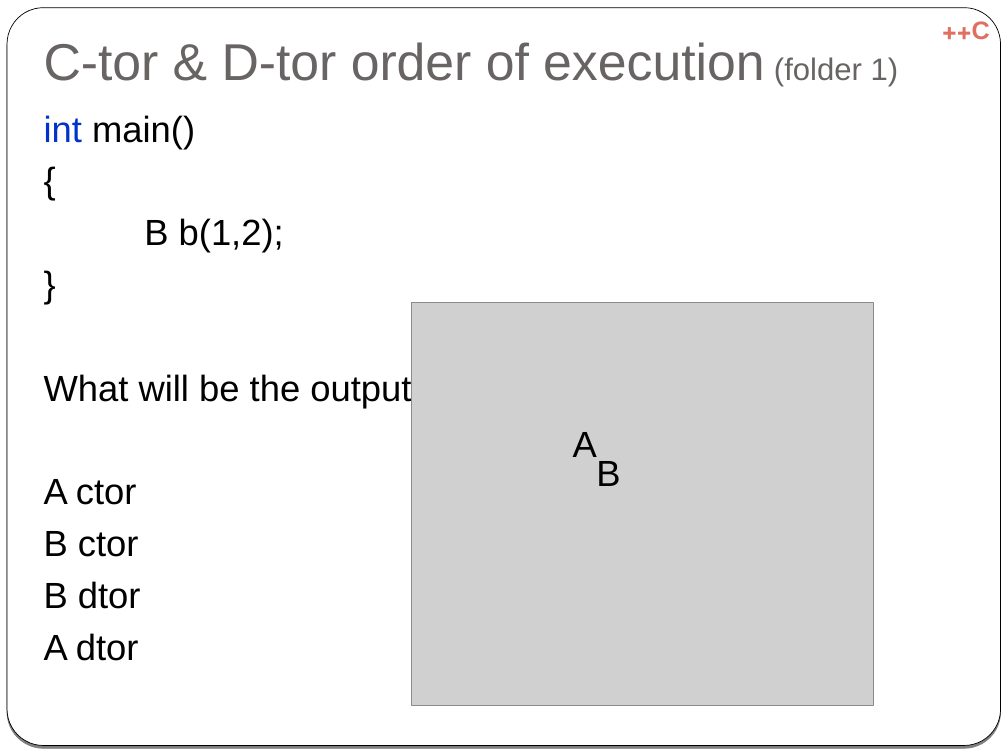
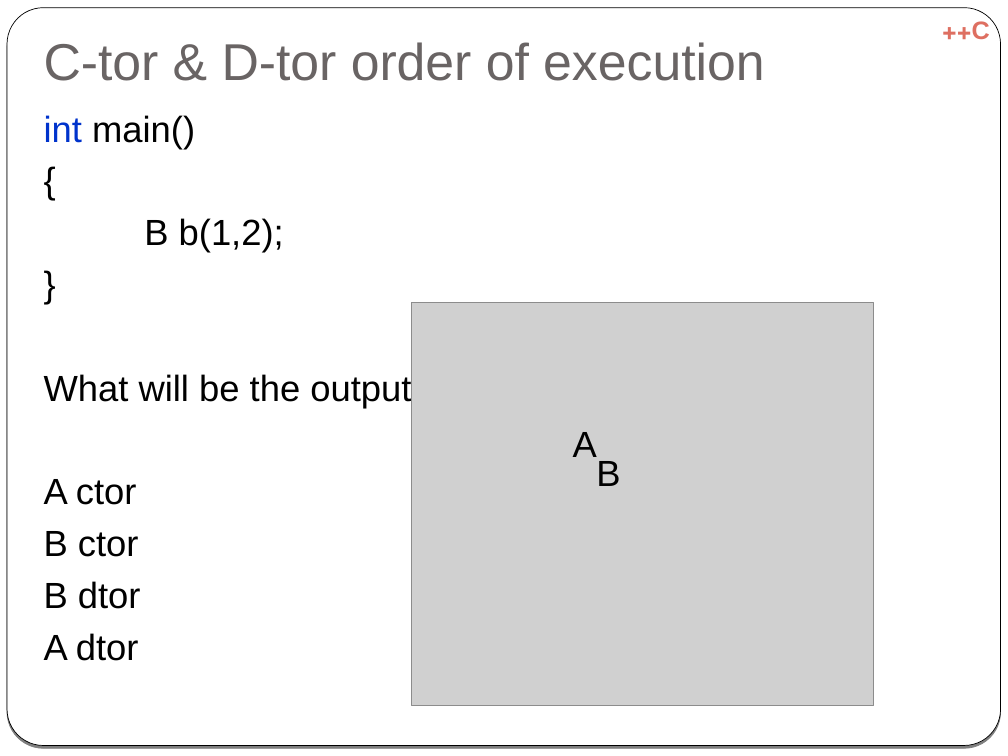
Before and after one commit to cpp-at-ariel/cpp-5778, a slide deck: slide 27 of week06-inheritance/slides-inheritance.odp. Drawn at 1008x756 pixels with LibreOffice and Linux fonts; fonts in the diff are those of the drawing; grey boxes stand for pictures. Boxes give left, top, right and bottom in pixels: in the first picture for what was removed or moved away, otherwise in the second. Text is boxed around its words. In the diff, an @@ line names an element or a change of style, - is before the commit and + after.

```diff
--- a/week06-inheritance/slides-inheritance.odp
+++ b/week06-inheritance/slides-inheritance.odp
@@ title at [44, 42, 764, 81]: text changed @@
-C-tor & D-tor order of execution (folder 1)
+C-tor & D-tor order of execution
```
Also in this commit, not shown: 1 slide added, 1 other file.
